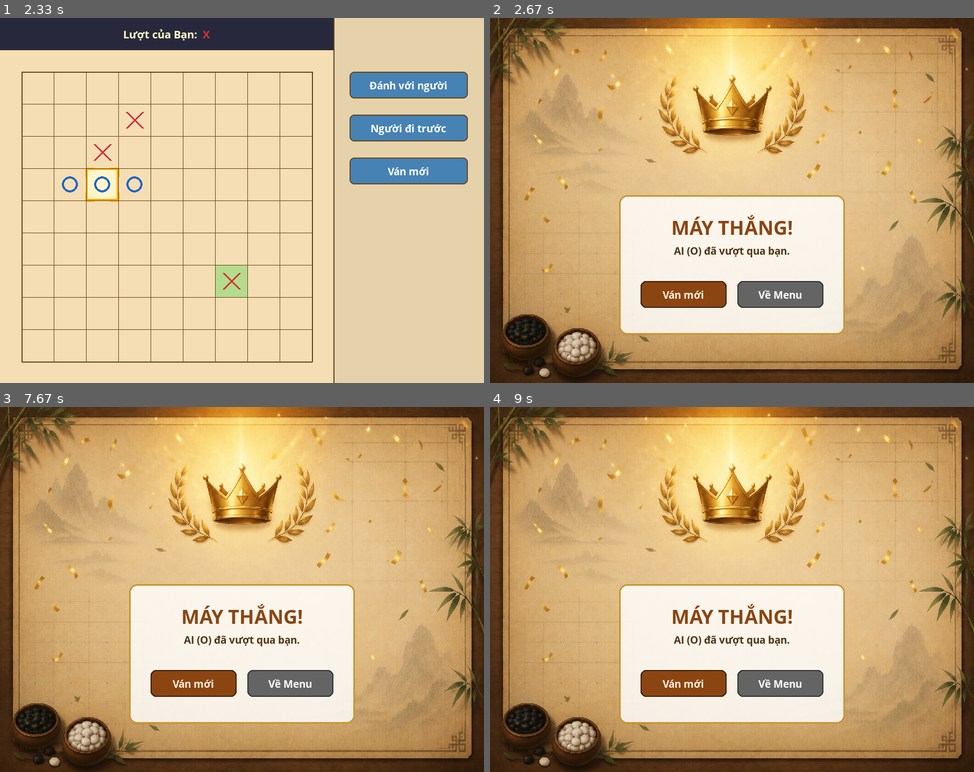
Above: before the commit, frames 1-4 (two rows, left to right).
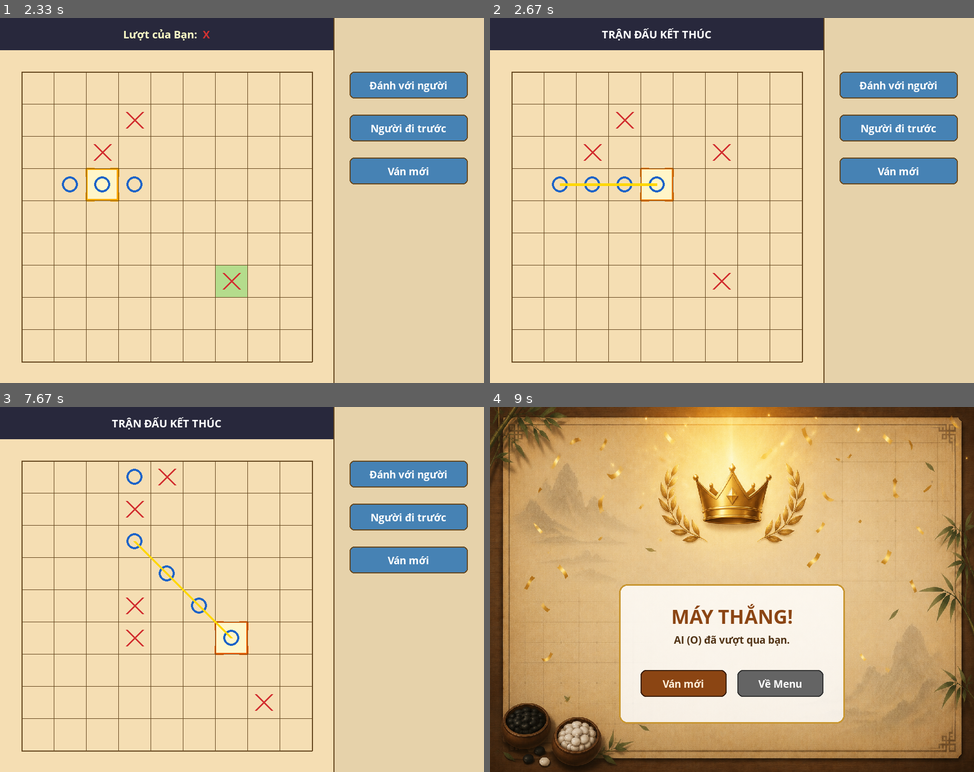
Above: after the commit, the same moments.

Repository: dinhvanduong18/24020100_24020037_24020163_CaroAI
Game: pygame game, started from source_code/main.py
Same seed, same stepped clock (60 frames per second), same inputs: the game is played once before the commit and once after it.
Inputs (mouse positions are in pixels of both pictures, inside the frame that each line leads up to):
- Up to frame 1 (2.33 s): click (242, 200) at 0.38 s; click (290, 280) at 0.72 s; click (91, 145) at 1.05 s; click (421, 328) at 1.38 s; click (125, 127) at 1.72 s; click (217, 295) at 2.05 s
- Up to frame 2 (2.67 s): click (717, 138) at 2.38 s
- Up to frame 3 (7.67 s): click (169, 695) at 4.95 s; click (372, 629) at 5.28 s; click (164, 472) at 5.62 s; click (145, 618) at 5.95 s; click (271, 691) at 6.28 s; click (150, 501) at 6.62 s; click (382, 618) at 6.95 s; click (145, 644) at 7.28 s
- Up to frame 4 (9 s): no input

Frame 1 is identical in both runs. In frame 2, 98% of the frame differs, in the area x 0-100%, y 0-100%; in frame 3, 98%; in frame 4, nothing differs.

Commit message:
them thoi gian cho sau khi thang hoac thua

Diff:
--- a/source_code/main.py
+++ b/source_code/main.py
@@ -126,6 +126,17 @@
                 else:
                     current_player = human_player
 
+                if game_over:
+                    ui.draw_board(board)
+                    ui.draw_pieces(board)
+                    if winning_cells:
+                        ui.draw_winning_line(winning_cells)
+                    ui.draw_status_bar(current_player, game_over, winner, is_draw, game_mode, ai_player)
+                    ui.draw_panel(game_mode, player_first)
+                    ui.render()
+                    pygame.time.delay(1500)
+                    pygame.event.clear(pygame.MOUSEBUTTONDOWN)
+
         # ── 2b. XỬ LÝ SỰ KIỆN TỪ BÀN PHÍM/CHUỘT ─────────────────
         for event in pygame.event.get():
             if event.type == pygame.QUIT:
@@ -190,6 +201,17 @@
                 else:
                     current_player = ai_player if current_player == human_player else human_player
 
+                if game_over:
+                    ui.draw_board(board)
+                    ui.draw_pieces(board)
+                    if winning_cells:
+                        ui.draw_winning_line(winning_cells)
+                    ui.draw_status_bar(current_player, game_over, winner, is_draw, game_mode, ai_player)
+                    ui.draw_panel(game_mode, player_first)
+                    ui.render()
+                    pygame.time.delay(1500)
+                    pygame.event.clear(pygame.MOUSEBUTTONDOWN)
+
         # ── 2c. VẼ MÀN HÌNH ─────────────────────────────────
         ui.draw_board(board)
         ui.draw_pieces(board)
